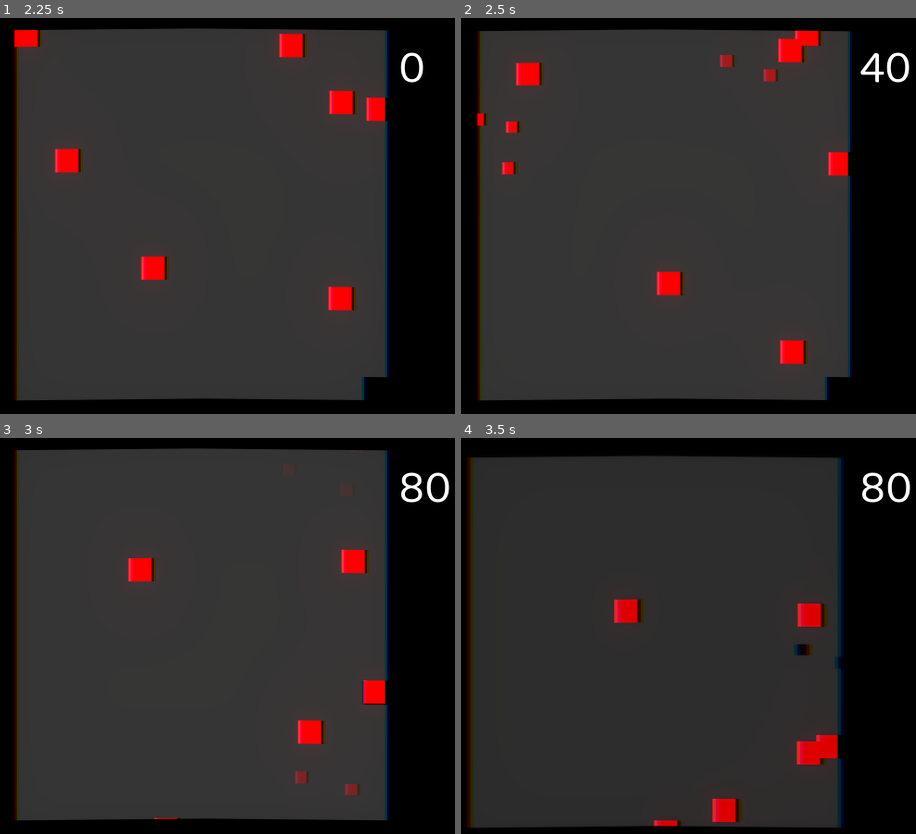
Above: before the commit, frames 1-4 (two rows, left to right).
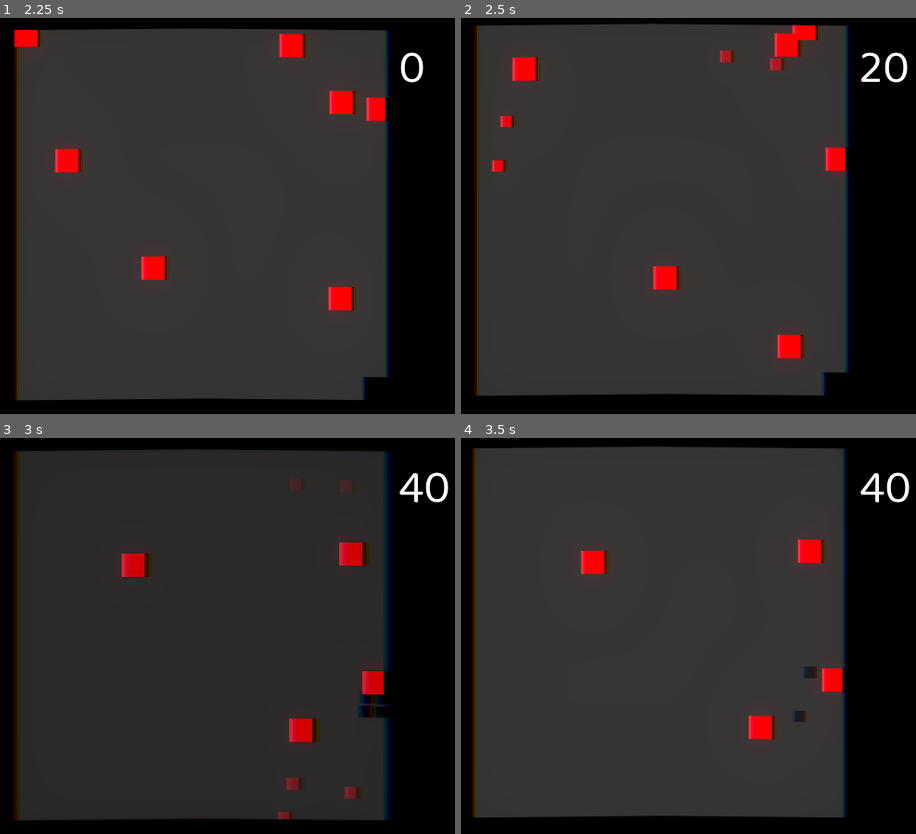
Above: after the commit, the same moments.

Repository: mariothedog/Dodge-and-Explode-
Game: Godot game, scene res://Levels/Endless Level.tscn
The game is run twice, just before and just after one commit, with the same random seed, the same clock (stepped at 60 frames per second) and the same inputs. The engine's default icon, where the game draws it, is replaced by a stand-in: a white triangle on a blue panel in a dark square.
Inputs:
- Up to frame 1 (2.25 s): hold D (move_right) 0.53-1.28 s; tap Space (dash) at 0.6, 1.35, 2.1 s; hold S (move_down) 1.28-2.03 s; hold D (move_right) from 2.03 s (still down)
- Up to frame 2 (2.5 s): keep holding D (move_right)
- Up to frame 3 (3 s): release D (move_right) at 2.78 s; hold W (move_up) from 2.78 s (still down); tap Space (dash) at 2.85 s
- Up to frame 4 (3.5 s): keep holding W (move_up)

Frame 1 is identical in both runs. In frame 2, 7.4% of the frame differs, in the area x 3-99%, y 1-97%; in frame 3, 4.2%; in frame 4, 11%, in the area x 1-99%, y 2-99%.

Commit message:
Fixed a collision bug and changed player and enemy movement from move_and_slide to move_and_collide.
The bug occured when the player collided with the enemy but they were both travelling in the same direction (e.g. the enemy was heading up and the player was also heading up). This bug made it so that the enemy didn't register the collision so in effect, didn't kill the player.

Diff:
--- a/Enemies/Enemy.gd
+++ b/Enemies/Enemy.gd
@@ -22,20 +22,16 @@
 	if connect("dead", get_parent().get_parent(), "_on_Enemy_dead") != OK:
 		print_debug("An error occured while connecting a signal to a method.")
 
-func _physics_process(_delta):
-	movement()
+func _physics_process(delta):
+	movement(delta)
 	ai()
 
-func movement():
-	velocity = move_and_slide(velocity)
+func movement(delta):
+	var collision = move_and_collide(velocity * delta)
 
-	for i in range(get_slide_count()):
-		var collision = get_slide_collision(i)
+	if collision:
 		if collision.collider.name == "TileMap":
 			die()
-		else:
-			# Player
-			collision.collider.die()
 
 func ai():
 	pass
--- a/Enemies/Enemy.tscn
+++ b/Enemies/Enemy.tscn
@@ -3,7 +3,7 @@
 [ext_resource path="res://Enemies/Enemy.gd" type="Script" id=1]
 
 [sub_resource type="RectangleShape2D" id=1]
-extents = Vector2( 15, 15 )
+extents = Vector2( 12, 12 )
 
 [node name="Enemy" type="KinematicBody2D"]
 collision_layer = 4
--- a/Player/Player.gd
+++ b/Player/Player.gd
@@ -34,13 +34,13 @@
 func _ready():
 	$Dash.wait_time = DASH_DURATION
 
-func _physics_process(_delta):
+func _physics_process(delta):
 	if not dead:
 		if get_parent().restarting:
 			position = position.move_toward(get_parent().centre, move_to_centre_speed)
 		else:
 			get_input()
-		movement()
+		movement(delta)
 
 func get_input():
 	# Movement input.
@@ -67,8 +67,13 @@
 	else:
 		velocity = input_vel.normalized() * SPEED
 
-func movement():
-	velocity = move_and_slide(velocity)
+func movement(delta):
+	var collision = move_and_collide(velocity * delta)
+
+	if collision:
+		if collision.collider.name != "TileMap":
+			# Enemy
+			die()
 
 func die():
 	if not dead:
